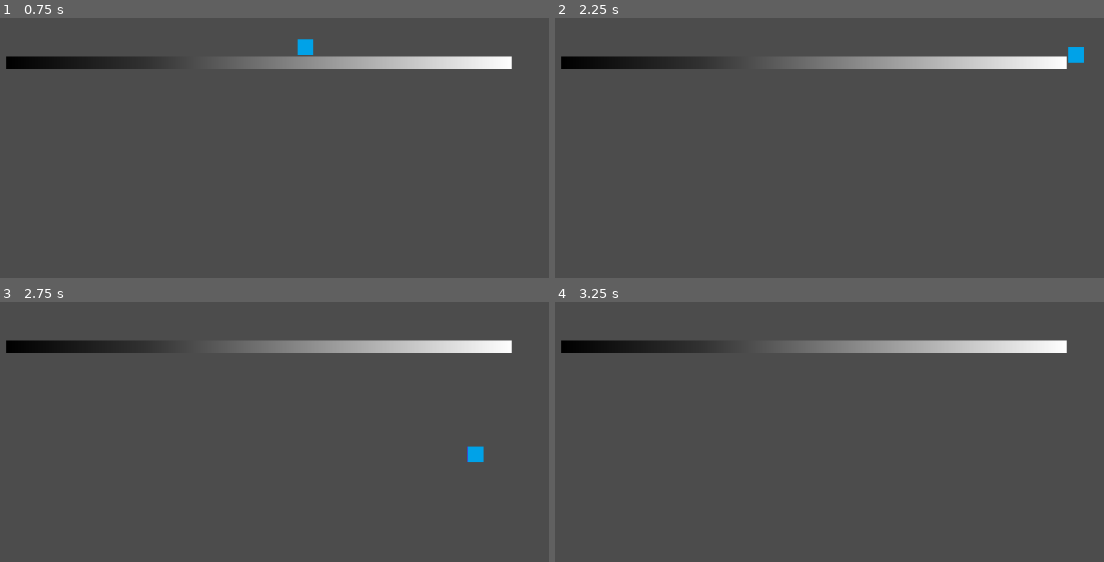
Above: before the commit, frames 1-4 (two rows, left to right).
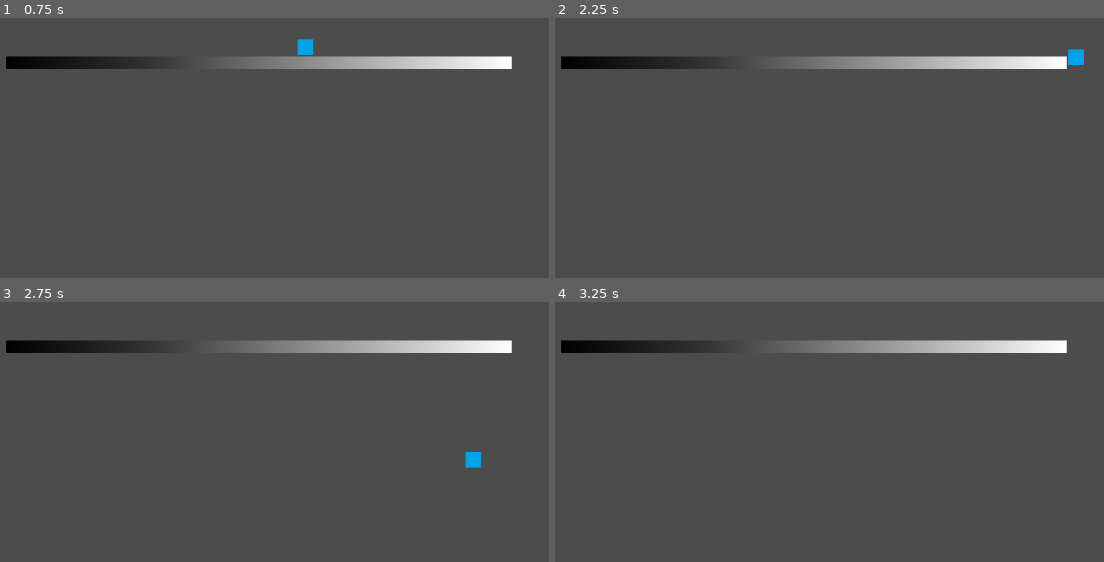
Above: after the commit, the same moments.

Repository: JoaoRicardoCardoso/BetweenWorlds
Game: Godot game, scene res://test.tscn
Same seed, same stepped clock (60 frames per second), same inputs: the game is played once before the commit and once after it.
Inputs:
- Up to frame 1 (0.75 s): tap Enter at 0.5 s; hold Right (ui_right) from 0.53 s (still down); tap X (ui_dash) at 0.6 s
- Up to frame 2 (2.25 s): tap Z (ui_jump) at 0.77, 0.8, 1.07, 1.35, 1.52, 1.82 s; tap X (ui_dash) at 1.55, 2.1 s; release Right (ui_right) at 2.03 s; hold Left (ui_left) from 2.03 s (still down)
- Up to frame 3 (2.75 s): keep holding Left (ui_left); tap Z (ui_jump) at 2.3 s
- Up to frame 4 (3.25 s): release Left (ui_left) at 2.78 s; hold Right (ui_right) from 2.78 s (still down); tap X (ui_dash) at 2.85 s; tap Z (ui_jump) at 3.02 s

Frame 1 is identical in both runs. In frame 2, less than 0.1% of the frame differs, in the area x 93-97%, y 11-19%; in frame 3, 0.2%, in the area x 84-89%, y 55-64%; in frame 4, nothing differs.

Commit message:
Added stomp ability

Diff:
--- a/src/Actors/Player.gd
+++ b/src/Actors/Player.gd
@@ -10,6 +10,10 @@
 
 var dash_counter = 0
 var dash_direction = 0
+
+export var stomp_velocity = 600
+
+var stomp_flag = false
 
 func calculate_dash_velocity(input_direction, delta):
 	var out = Vector2(0,0)
@@ -26,23 +30,37 @@
 		dash_counter -= delta
 	return out
 
+func calculate_stomp(velocity, input_direction):
+	if is_on_floor() and stomp_flag:
+		stomp_flag = false
+
+	if not is_on_floor() and input_direction.y > 0 and not stomp_flag and Input.is_action_just_pressed("ui_dash"):
+		velocity.x = 0
+		velocity.y += stomp_velocity
+		stomp_flag = true
+
+	return velocity
+
 func calculate_velocity(velocity, delta):
 	var out = velocity
 
 	var input_direction = Vector2(0,0)
 	input_direction.x = Input.get_action_strength("ui_right") - Input.get_action_strength("ui_left")
+	input_direction.y = Input.get_action_strength("ui_down") - Input.get_action_strength("ui_up")
 
 	if abs(velocity.x) <= running_speed:
 		out.x = delta * running_speed * input_direction.x
 
 	out += calculate_dash_velocity(input_direction, delta)
 
+	out = calculate_stomp(out, input_direction)
+
+	if velocity.y < 0 and (Input.is_action_just_released("ui_jump") or is_on_ceiling()):
+		out.y = 0
+
 	out.y += delta * gravity
 	if is_on_floor() and Input.is_action_just_pressed("ui_jump"):
 		out.y = -jumping_speed
-
-	if velocity.y < 0 and (Input.is_action_just_released("ui_jump") or is_on_ceiling()):
-		out.y = 0
 
 	return out
 
